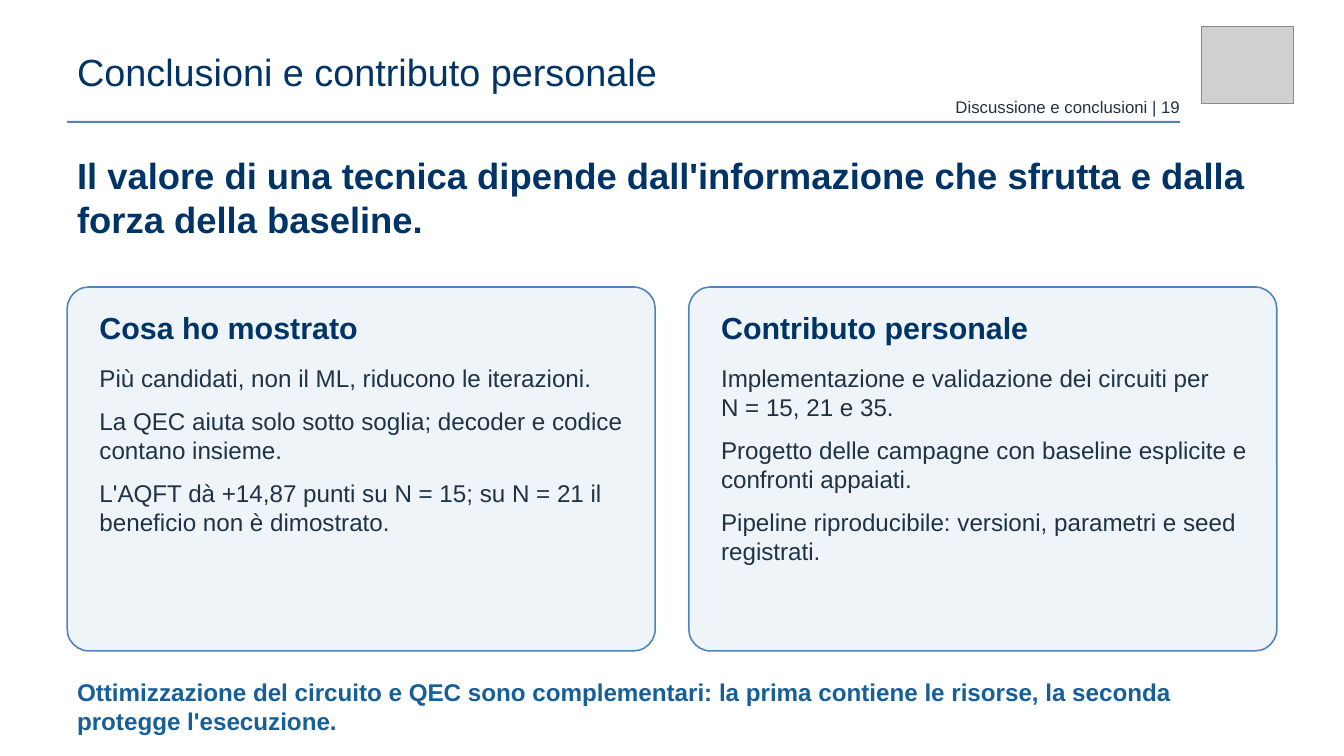
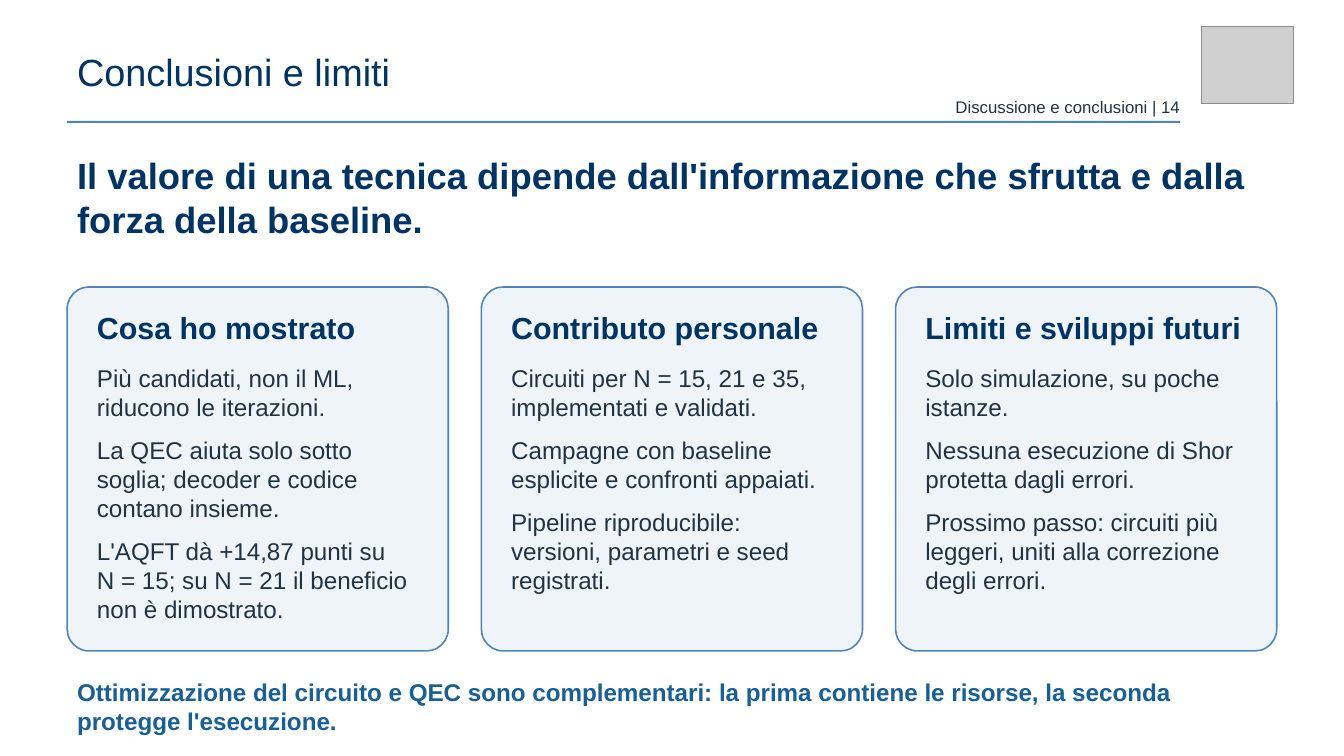
Before and after one commit to claudio-dragotta/shor-nisq-qec-thesis, a slide deck: slide 14 of presentazione/Dragotta Claudio - VERSIONE AGGIORNATA.pptx (slide 19 before the commit). Drawn at 1344x756 pixels with LibreOffice and Linux fonts; fonts in the diff are those of the drawing; grey boxes stand for pictures. Boxes give left, top, right and bottom in pixels: in the first picture for what was removed or moved away, otherwise in the second. Text is boxed around its words. In the diff, an @@ line names an element or a change of style, - is before the commit and + after.

```diff
--- a/presentazione/Dragotta Claudio - VERSIONE AGGIORNATA.pptx
+++ b/presentazione/Dragotta Claudio - VERSIONE AGGIORNATA.pptx
@@ text at (77, 58, 390, 87): text changed @@
-Conclusioni e contributo personale
+Conclusioni e limiti
@@ text at (955, 101, 1180, 113): text changed @@
-Discussione e conclusioni | 19
+Discussione e conclusioni | 14
@@ rounded rectangle: place and size @@
-rounded rectangle at (68, 287, 655, 651)
+rounded rectangle at (68, 287, 449, 651)
@@ rounded rectangle added at (482, 287, 863, 651), fill #EEF4F8, outline #5084BF 1.13 pt @@
@@ rounded rectangle: place and size @@
-rounded rectangle at (689, 287, 1276, 651)
+rounded rectangle at (896, 287, 1277, 651)
@@ text "Contributo personale": place and size @@
-text "Contributo personale" at (721, 317, 1029, 345)
+text "Contributo personale" at (511, 317, 819, 345)
@@ text added at (925, 317, 1241, 345), 21.8 pt, text #003366, bold @@
+Limiti e sviluppi futuri
@@ text "Più candidati, non il ML, ..." rewrapped from (99, 369, 622, 532) to (97, 369, 407, 619) @@
@@ text "Circuiti per N = 15, ...": place and size @@
-text "Circuiti per N = 15, ..." at (721, 369, 1246, 565)
+text "Circuiti per N = 15, ..." at (511, 369, 816, 594)
@@ text at (511, 369, 816, 493): text changed @@
-Implementazione e validazione dei circuiti per N = 15, 21 e 35.
-Progetto delle campagne con baseline esplicite e confronti appaiati.
+Circuiti per N = 15, 21 e 35, implementati e validati.
+Campagne con baseline esplicite e confronti appaiati.
@@ text added at (925, 369, 1233, 594), 17.2 pt, text #203344 @@
+Solo simulazione, su poche istanze.
+Nessuna esecuzione di Shor protetta dagli errori.
+Prossimo passo: circuiti più leggeri, uniti alla correzione degli errori.
```
Also in this commit, not shown: 12 other slides changed, 7 slides removed, 29 other files.
